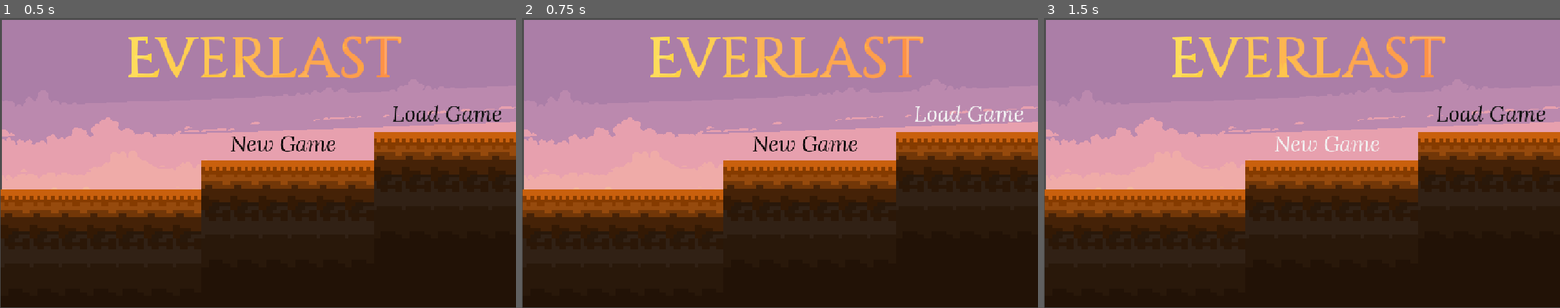
Above: before the commit, frames 1-3 (left to right).
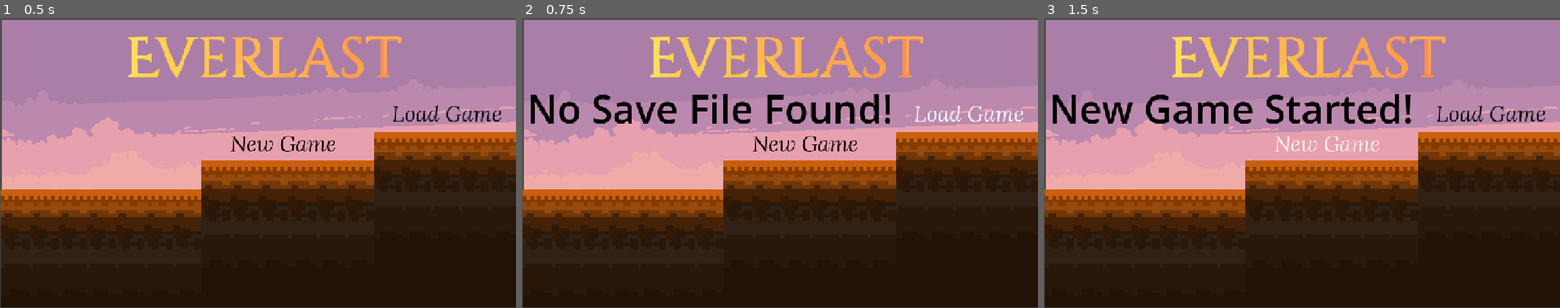
Above: after the commit, the same moments.

Repository: sirtajdev/Everlast
Game: Godot game, scene res://node_2d.tscn
Two runs of this game, one before a commit and one after it. Both use one fixed random seed, a clock stepped at 60 frames per second and the inputs below.
Inputs:
- Up to frame 1 (0.5 s): no input
- Up to frame 2 (0.75 s): click "Load Game" at 0.5 s
- Up to frame 3 (1.5 s): click "New Game" at 1.25 s

Frame 1 is identical in both runs. In frame 2, 2.6% of the frame differs, in the area x 1-72%, y 26-37%; in frame 3, 2.6%.

Commit message:
Merge Saveload

Diff:
--- a/everlast/SaveMgr.gd
+++ b/everlast/SaveMgr.gd
@@ -52,5 +52,9 @@
 		"coins": 0
 	}
 
-	print("Starting a new game!")
+	var file = FileAccess.open(SAVE_PATH, FileAccess.WRITE)
+	file.store_string(JSON.stringify(save_data))
+	file.close()
+
+	print("New game created and saved!")
 	return save_data
--- /dev/null
+++ b/everlast/node_2d.gd
@@ -0,0 +1,20 @@
+
+extends Node2D
+
+@onready var status_label = $StatusLabel
+
+func _on_save_button_pressed():
+	SaveMgr.save_game()
+	status_label.text = "Game Saved!"
+
+func _on_load_button_pressed():
+	var data = SaveMgr.load_game()
+
+	if data != null:
+		status_label.text = "Game Loaded!"
+	else:
+		status_label.text = "No Save File Found!"
+
+func _on_new_game_button_pressed():
+	SaveMgr.new_game()
+	status_label.text = "New Game Started!"
--- a/everlast/node_2d.tscn
+++ b/everlast/node_2d.tscn
@@ -1,5 +1,6 @@
 [gd_scene format=4 uid="uid://dohhw6qpheq3n"]
 
+[ext_resource type="Script" uid="uid://0coilqudljk2" path="res://node_2d.gd" id="1_d21ai"]
 [ext_resource type="FontFile" uid="uid://y0i8gymjcori" path="res://Lora/static/Lora-Italic.ttf" id="1_epypp"]
 [ext_resource type="Texture2D" uid="uid://db55tbvcrx0ps" path="res://Everlast-Photoroom.svg" id="2_0hol4"]
 [ext_resource type="Script" uid="uid://ctiubspvfbvvv" path="res://new_game_button.gd" id="3_d21ai"]
@@ -21,6 +22,7 @@
 sources/0 = SubResource("TileSetAtlasSource_rj586")
 
 [node name="Node2D" type="Node2D" unique_id=834380886]
+script = ExtResource("1_d21ai")
 
 [node name="1" type="Sprite2D" parent="." unique_id=815984462]
 show_behind_parent = true
@@ -47,7 +49,7 @@
 icon_alignment = 1
 script = ExtResource("3_d21ai")
 
-[node name="LoadGameButton" type="Button" parent="." unique_id=435040961]
+[node name="LoadButton" type="Button" parent="." unique_id=435040961]
 offset_left = 831.0
 offset_top = 171.0
 offset_right = 1162.0
@@ -74,3 +76,14 @@
 scale = Vector2(8, 8)
 tile_map_data = PackedByteArray("AAAGAP//AAAAAAEAAAAGAP7/AAAAAAEAAAAGAP3/AAAAAAEAAAAGAPz/AAAAAAEAAAAHAPv/AAAAAAAAAAAHAP …(1328 unchanged characters)…
 tile_set = SubResource("TileSet_4d7sh")
+
+[node name="StatusLabel" type="Label" parent="." unique_id=626906701]
+offset_left = 9.0
+offset_top = 143.0
+offset_right = 745.0
+offset_bottom = 275.0
+theme_override_colors/font_color = Color(0.0142752165, 0.014275218, 0.014275218, 1)
+theme_override_font_sizes/font_size = 87
+
+[connection signal="pressed" from="NewGameButton" to="." method="_on_new_game_button_pressed"]
+[connection signal="pressed" from="LoadButton" to="." method="_on_load_button_pressed"]
Binary file removed: everlast/assets/Ground-SS.png
Not shown, removed: everlast/assets/Ground-SS.png.import
Not shown, added: everlast/node_2d.gd.uid
